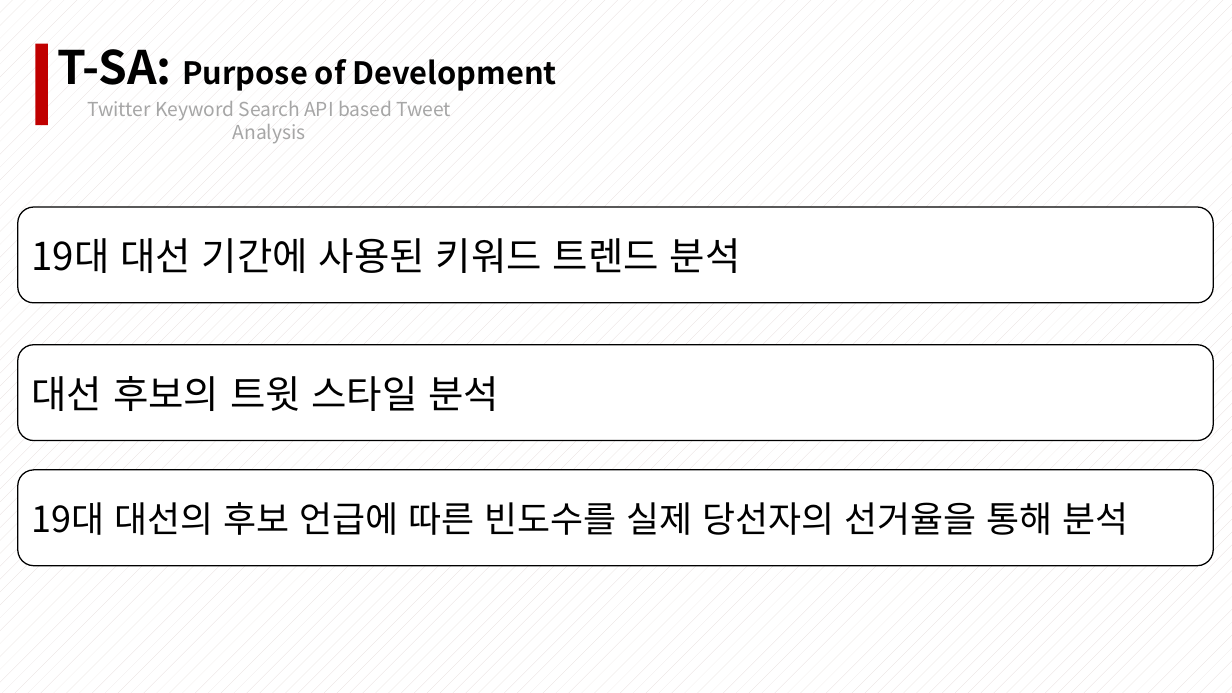
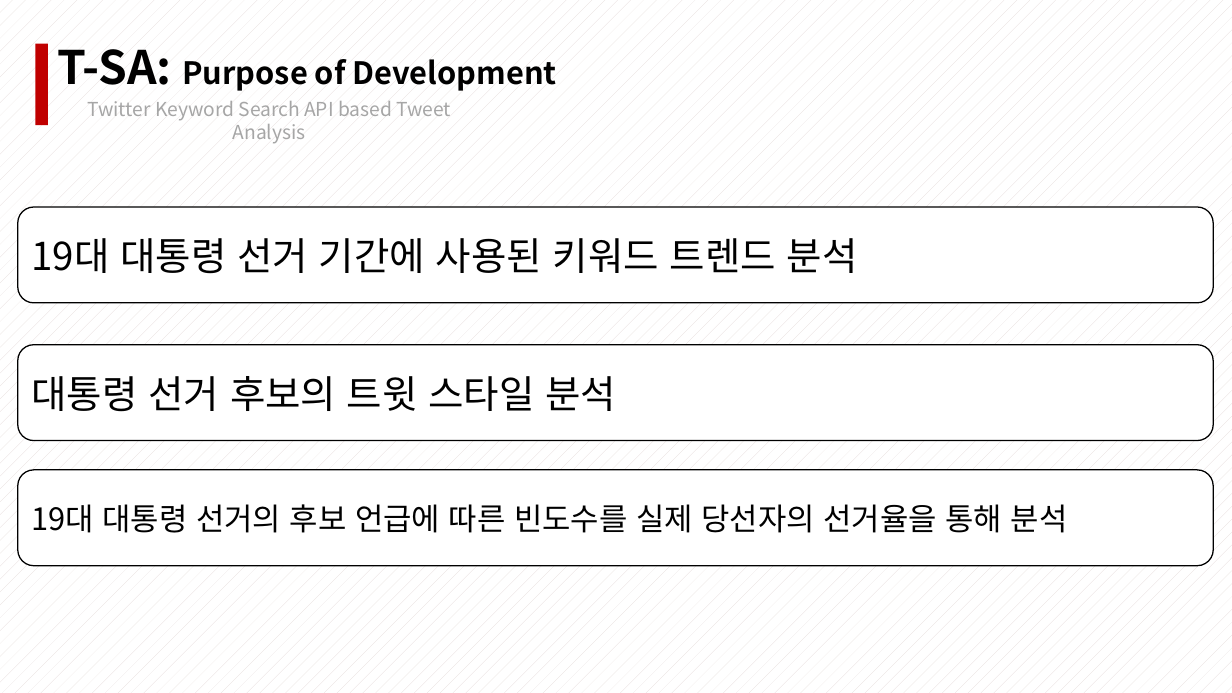
Before and after one commit to SeokJune/BigData_VI_T-SA, a slide deck: slide 4 of 00.Doc/01.제출용 문서/4조_브이아이_190508_16.pptx. Drawn at 1232x693 pixels with LibreOffice and Linux fonts; fonts in the diff are those of the drawing. Boxes give left, top, right and bottom in pixels: in the first picture for what was removed or moved away, otherwise in the second. Text is boxed around its words. In the diff, an @@ line names an element or a change of style, - is before the commit and + after.

```diff
--- a/00.Doc/01.제출용 문서/4조_브이아이_190508_16.pptx
+++ b/00.Doc/01.제출용 문서/4조_브이아이_190508_16.pptx
@@ text in rounded rectangle at bbox=[32, 238, 858, 274]: text changed @@
-19대 대선 기간에 사용된 키워드 트렌드 분석
+19대 대통령 선거 기간에 사용된 키워드 트렌드 분석
@@ text in rounded rectangle at bbox=[32, 376, 617, 412]: text changed @@
-대선 후보의 트윗 스타일 분석
+대통령 선거 후보의 트윗 스타일 분석
@@ text in rounded rectangle at bbox=[32, 504, 1068, 533]: text changed; size 28 to 24 pt @@
-19대 대선의 후보 언급에 따른 빈도수를 실제 당선자의 선거율을 통해 분석
+19대 대통령 선거의 후보 언급에 따른 빈도수를 실제 당선자의 선거율을 통해 분석
```
Also in this commit, not shown: 1 other slide changed, 1 slide added.
